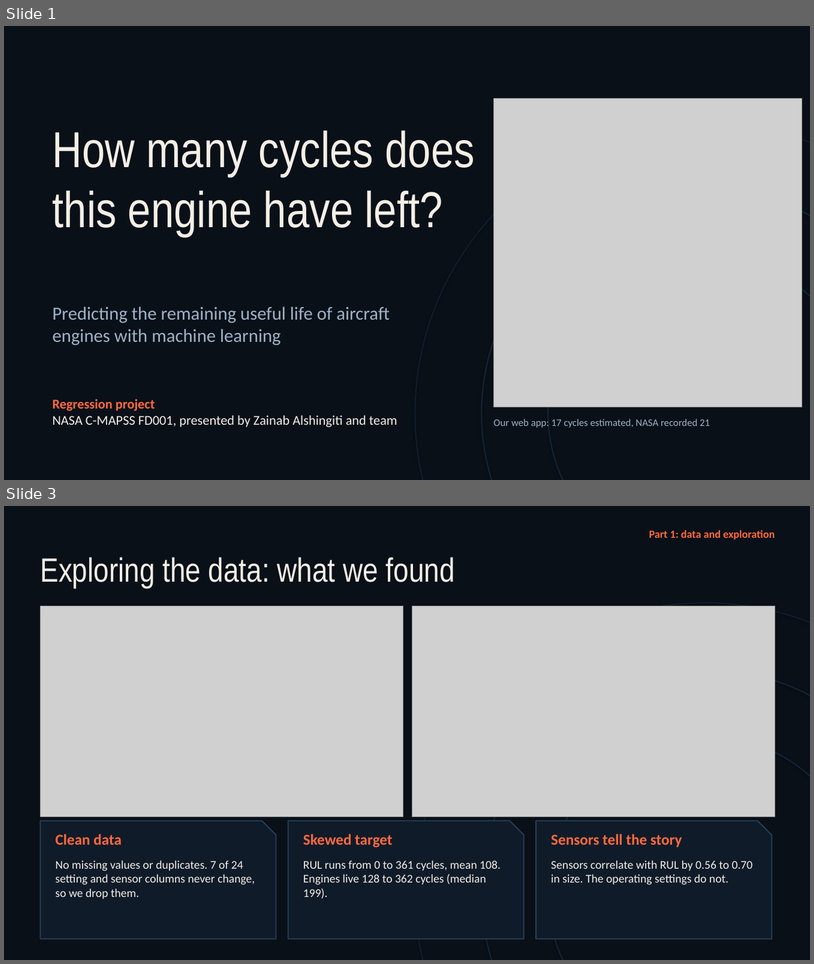
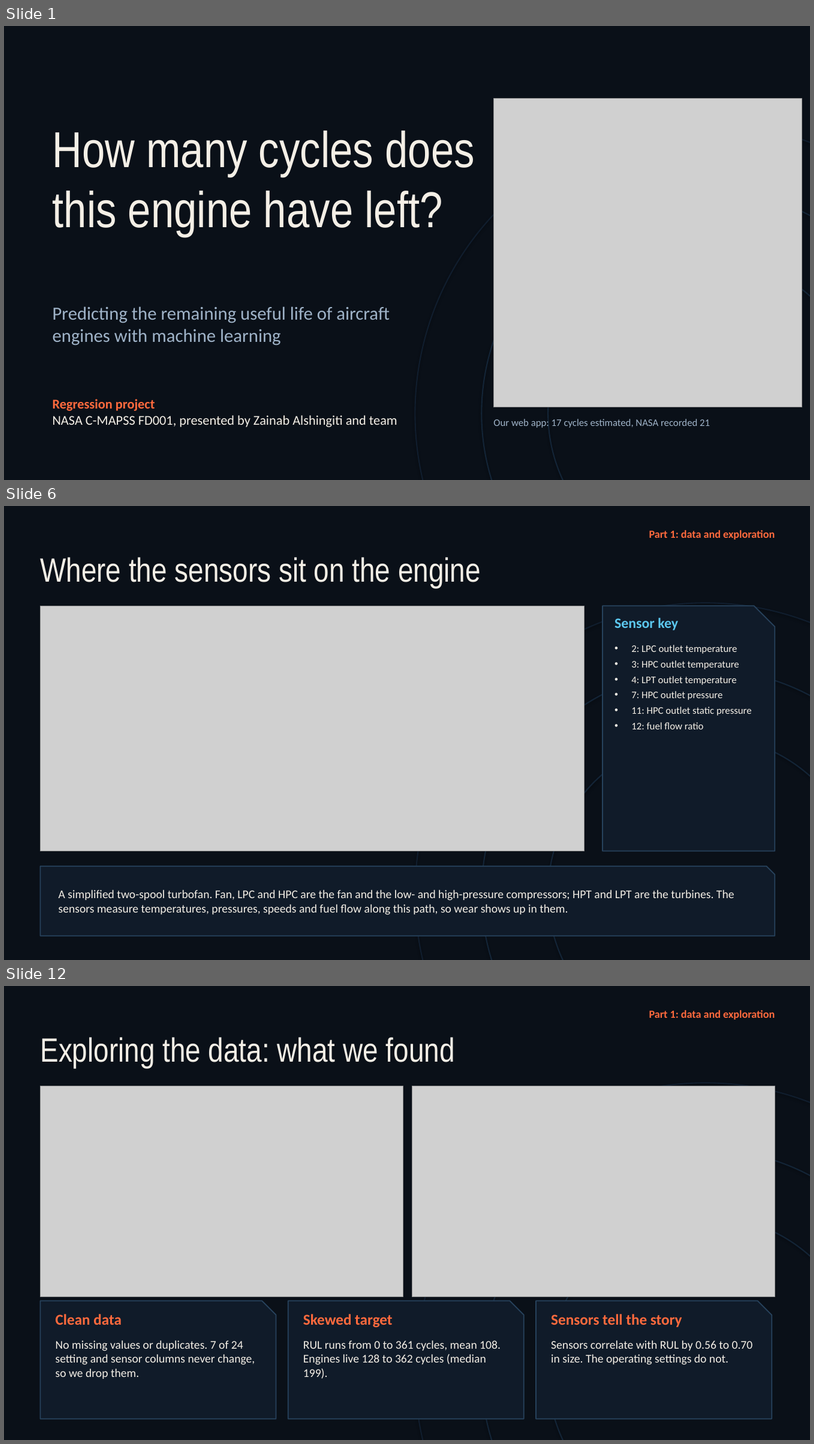
Before and after one commit to Shog7777/engine-rul-project, a slide deck: Presentation/Engine-RUL-Presentation.pptx. Shown one above the other, each under a label of ours: slides 1 and 3 before the commit, slides 1, 6 and 12 after it; the slides between them are not shown. The pictures are 814x964 and 814x1444 pixels, drawn with LibreOffice and Linux fonts; fonts in the diff are those of the drawing; grey boxes stand for pictures. Boxes give left, top, right and bottom in pixels: in the first picture for what was removed or moved away, otherwise in the second. Text is boxed around its words. In the diff, an @@ line names an element or a change of style, - is before the commit and + after.

```diff
--- a/Presentation/Engine-RUL-Presentation.pptx
+++ b/Presentation/Engine-RUL-Presentation.pptx
@@ slide 6 added at (x1=4, y1=506, x2=810, y2=960), background #0A1018 @@
@@ text added at (x1=650, y1=530, x2=775, y2=540), 13 pt, text #FF6A3D, bold @@
+Part 1: data and exploration
@@ text added at (x1=40, y1=557, x2=481, y2=588), 40 pt, text #F4EFE6 @@
+Where the sensors sit on the engine
@@ picture added at (x1=40, y1=606, x2=585, y2=851) @@
@@ ellipse added at (x1=416, y1=603, x2=810, y2=960), outline #101D2D 1.5 pt @@
@@ snip rect added at (x1=603, y1=606, x2=776, y2=851), fill #101B29, outline #27425C 1.25 pt @@
@@ text added at (x1=615, y1=618, x2=678, y2=630), 17 pt, text #5CC8F0, bold @@
+Sensor key
@@ text added at (x1=632, y1=645, x2=752, y2=729), 12 pt, text #F4EFE6 @@
+• 2: LPC outlet temperature
+• 3: HPC outlet temperature
+• 4: LPT outlet temperature
+• 7: HPC outlet pressure
+• 11: HPC outlet static pressure
+• 12: fuel flow ratio
@@ ellipse added at (x1=482, y1=669, x2=810, y2=960), outline #132436 1.5 pt @@
@@ ellipse added at (x1=548, y1=736, x2=810, y2=960), outline #132436 1.5 pt @@
@@ snip rect added at (x1=40, y1=866, x2=776, y2=936), fill #101B29, outline #27425C 1.25 pt @@
@@ text added at (x1=59, y1=889, x2=735, y2=915), 14 pt, text #F4EFE6 @@
+A simplified two-spool turbofan. Fan, LPC and HPC are the fan and the low- and high-pressure compressors; HPT and LPT are the turbines. The sensors measure temperatures, pressures, speeds and fuel flow along this path, so wear shows up in them.
@@ what was slide 3 is now slide 12 @@
```
Also in this commit, not shown: 5 slides changed, 16 other slides added, 2 slides removed, 1 other file.
